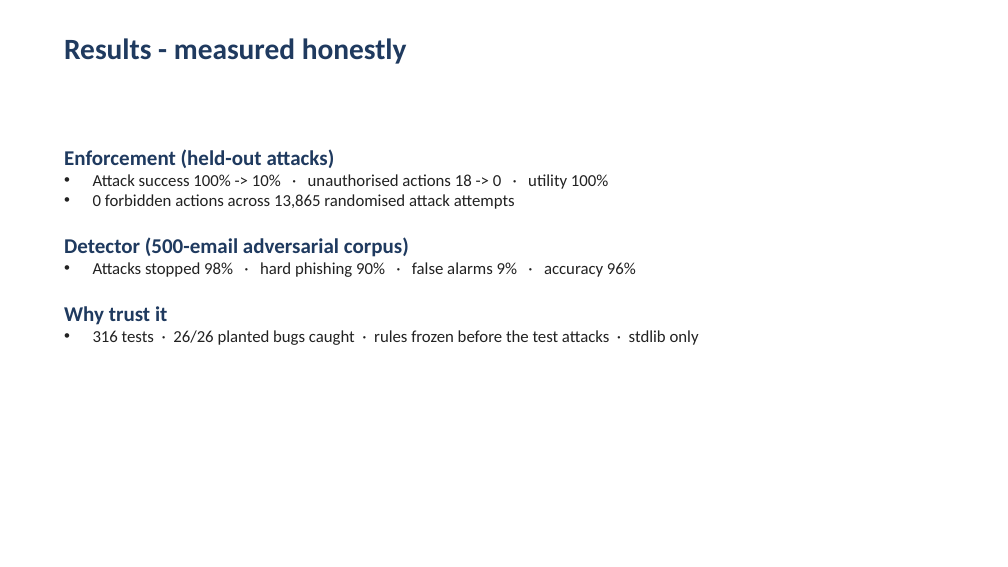
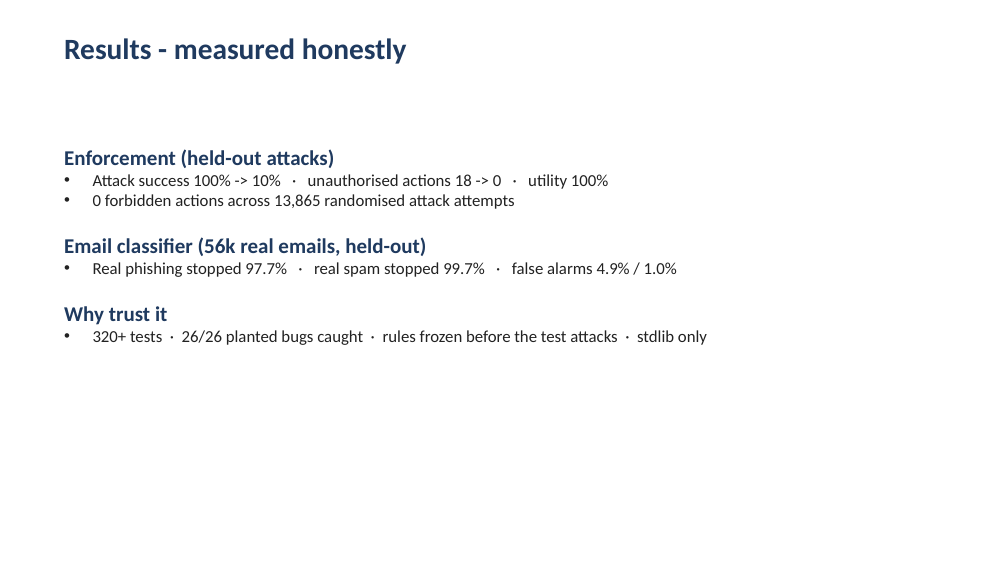
Before and after one commit to Luci-XO/Aegis, a slide deck: slide 6 of docs/aegis_slides.pptx. Drawn at 1008x567 pixels with LibreOffice and Linux fonts; fonts in the diff are those of the drawing. Boxes give left, top, right and bottom in pixels: in the first picture for what was removed or moved away, otherwise in the second. Text is boxed around its words. In the diff, an @@ line names an element or a change of style, - is before the commit and + after.

Commit message:
Lead with real-email results; drop the synthetic F1 0.98 headline
- New docs/real_email_results.md: data, method (masking, held-out split),
  results, cross-source transfer and caveats for the 56k-email run.
- Dashboard: classifier card and a new Results-page section show the
  real-email numbers instead of the synthetic hybrid F1 0.98.
- Pitch, slides, explainer, knowledge PDF and email_classifier.md updated
  the same way; the hybrid is now labelled a development measurement that
  did not help on real email.
- Scoreboard no longer turns on red-flag rules that were tuned on the same
  corpus it scores.
- Test counts unified to 320+.

```diff
--- a/docs/aegis_slides.pptx
+++ b/docs/aegis_slides.pptx
@@ text at (x1=64, y1=237, x2=677, y2=277): text changed @@
-Detector (500-email adversarial corpus)
-• Attacks stopped 98% · hard phishing 90% · false alarms 9% · accuracy 96%
+Email classifier (56k real emails, held-out)
+• Real phishing stopped 97.7% · real spam stopped 99.7% · false alarms 4.9% / 1.0%
@@ text at (x1=93, y1=330, x2=707, y2=345): text changed @@
-• 316 tests · 26/26 planted bugs caught · rules frozen before the test attacks · stdlib only
+• 320+ tests · 26/26 planted bugs caught · rules frozen before the test attacks · stdlib only
```
Also in this commit, not shown: 11 other files.
